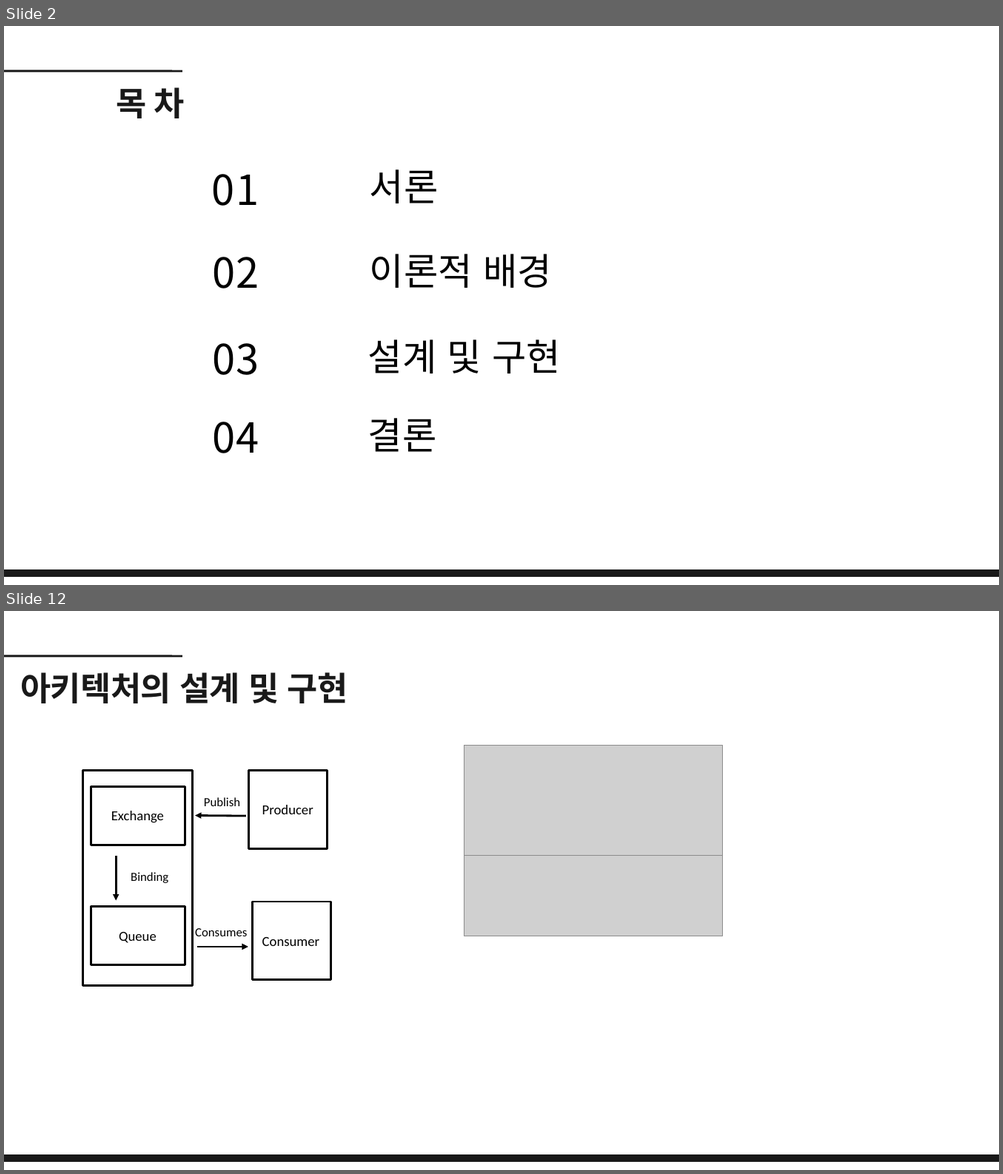
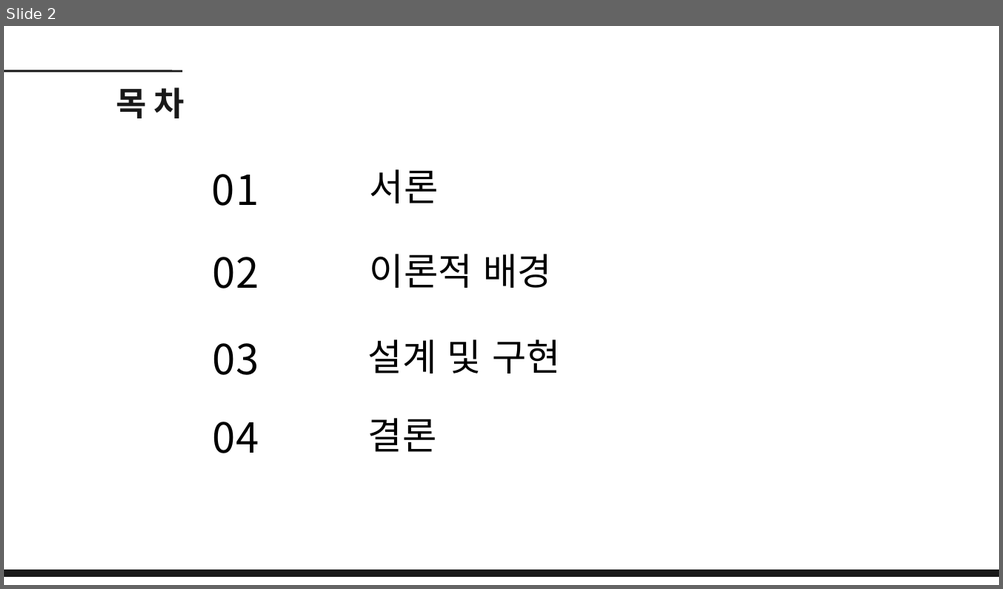
Before and after one commit to dbehdrbs0806/4rd_1sem, a slide deck: GraduationGuidance/20204077_유동균_논문발표ppt.pptx. Shown one above the other, each under a label of ours: slides 2 and 12 before the commit, slide 2 after it; the slides between them are not shown. The pictures are 1003x1174 and 1003x589 pixels, drawn with LibreOffice and Linux fonts; fonts in the diff are those of the drawing; grey boxes stand for pictures. Boxes give left, top, right and bottom in pixels: in the first picture for what was removed or moved away, otherwise in the second. Text is boxed around its words. In the diff, an @@ line names an element or a change of style, - is before the commit and + after.

```diff
--- a/GraduationGuidance/20204077_유동균_논문발표ppt.pptx
+++ b/GraduationGuidance/20204077_유동균_논문발표ppt.pptx
@@ slide 12 removed at <box>4,611,999,1170</box>, background #FFFFFF @@
@@ line removed from (4, 656) to (182, 656) @@
@@ text removed at <box>20,672,348,703</box> @@
-아키텍처의 설계 및 구현
@@ picture removed at <box>464,745,723,858</box> @@
@@ rectangle removed at <box>82,771,192,986</box> @@
@@ rectangle removed at <box>91,786,185,846</box> @@
@@ rectangle removed at <box>249,771,327,849</box> @@
@@ text removed at <box>204,797,240,806</box> @@
-Publish
@@ text removed at <box>262,805,313,815</box> @@
-Producer
@@ text removed at <box>111,811,164,823</box> @@
-Exchange
@@ arrow removed from (246, 816) to (195, 816) @@
@@ arrow removed from (116, 856) to (116, 901) @@
@@ text removed at <box>131,872,168,883</box> @@
-Binding
@@ picture removed at <box>464,856,723,936</box> @@
@@ rectangle removed at <box>91,907,185,965</box> @@
@@ rectangle removed at <box>253,902,331,980</box> @@
@@ text removed at <box>119,932,156,943</box> @@
-Queue
@@ text removed at <box>195,928,247,937</box> @@
-Consumes
@@ text removed at <box>262,937,319,946</box> @@
-Consumer
@@ arrow removed from (197, 947) to (248, 947) @@
@@ freeform shape removed at <box>4,1156,999,1162</box> @@
```
Also in this commit, not shown: 6 slides changed, 11 slides added, 6 other slides removed, 3 other files.
